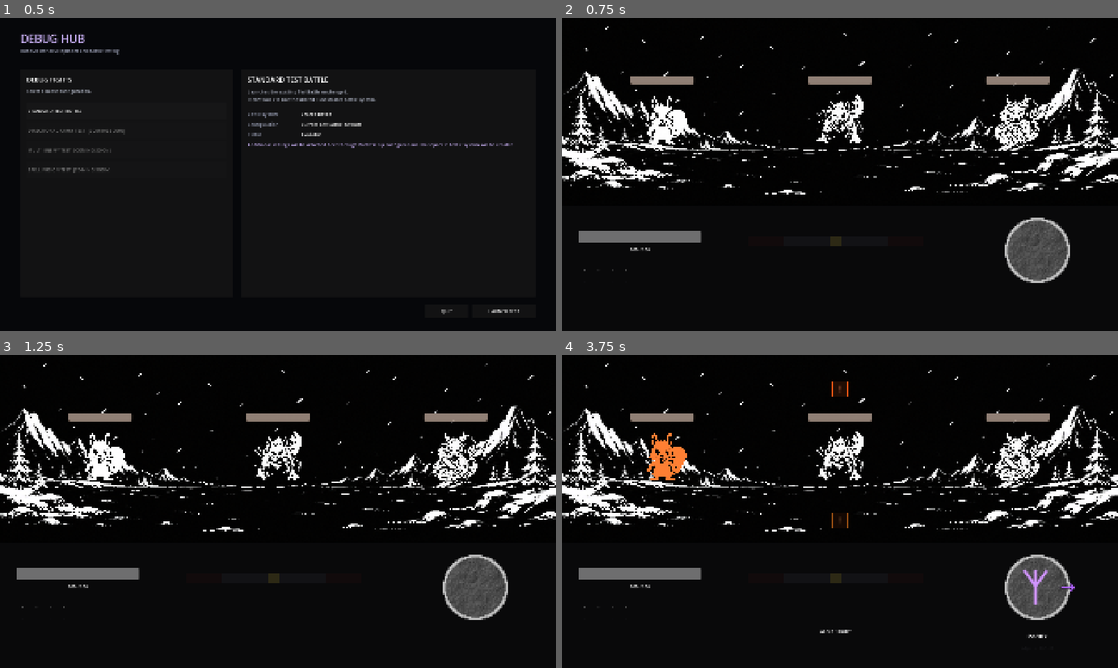
Above: before the commit, frames 1-4 (two rows, left to right).
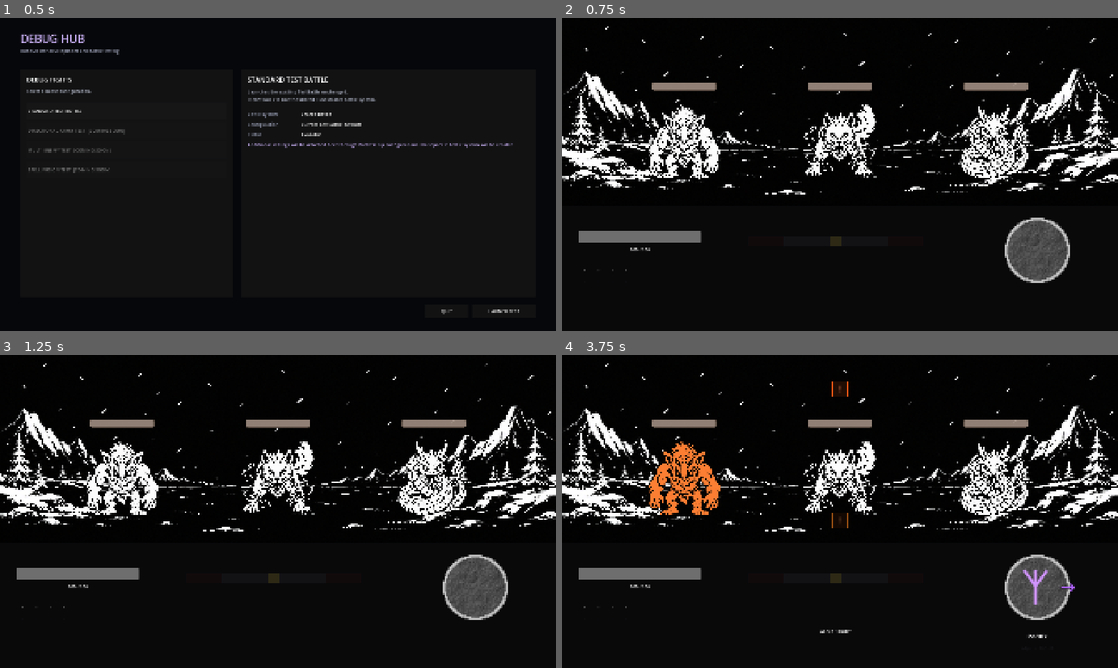
Above: after the commit, the same moments.

Repository: Jutland3301/RuneMaster
Game: Godot game, scene res://scenes/debug/debug_hub.tscn
The game is run twice, just before and just after one commit, with the same random seed, the same clock (stepped at 60 frames per second) and the same inputs.
Inputs (mouse positions are in pixels of both pictures, inside the frame that each line leads up to):
- Up to frame 1 (0.5 s): no input
- Up to frame 2 (0.75 s): click "LAUNCH TEST" at 0.5 s
- Up to frame 3 (1.25 s): no input
- Up to frame 4 (3.75 s): tap Enter (battle_confirm) at 1.25, 1.35 s; move the mouse to (962, 495) at 1.27 s; hold Right (battle_right) 1.28-2.03 s; move the mouse to (728, 527) at 2.02 s; hold Down (battle_down) 2.03-2.78 s; tap Q (rune_slot_1) at 2.1 s; move the mouse to (895, 442) at 2.77 s; hold Right (battle_right) 2.78-3.53 s; tap A (rune_slot_2) at 2.85 s; move the mouse to (812, 574) at 3.52 s; hold Up (battle_up) from 3.53 s (still down); tap S (rune_slot_3) at 3.6 s

Frame 1 is identical in both runs. In frame 2, 6.2% of the frame differs, in the area x 12-88%, y 18-52%; in frame 3, 6.3%; in frame 4, 6.4%.

Commit message:
Update RuneMaster full project

Diff:
--- a/data/enemies/test_enemy_a.tres
+++ b/data/enemies/test_enemy_a.tres
@@ -2,7 +2,7 @@
 
 [ext_resource type="Script" uid="uid://c3wxua420qv55" path="res://scripts/data/enemy_data.gd" id="1_enemy"]
 [ext_resource type="Script" uid="uid://c66f1swmolkmf" path="res://scripts/data/attack_data.gd" id="2_attack"]
-[ext_resource type="Texture2D" uid="uid://cvkwgdn7r2qm" path="res://assets/enemies/Enemy1.png" id="3_bmwuc"]
+[ext_resource type="Texture2D" uid="uid://bw1d8jiaqdeoc" path="res://assets/enemies/troll_512.png" id="3_bmwuc"]
 
 [sub_resource type="Resource" id="AttackData_front"]
 script = ExtResource("2_attack")
--- a/scripts/battle/test_battle.gd
+++ b/scripts/battle/test_battle.gd
@@ -65,7 +65,8 @@
 
 	persistent_data = SaveSystem.load_player()
 	persistent_data.validate_loadout()
-
+	# Debug battle always starts at full HP.
+	persistent_data.current_hp = persistent_data.max_hp
 	resistance_knowledge = ResistanceKnowledge.new()
 	resistance_knowledge.setup(
 		persistent_data.resistance_knowledge
@@ -865,7 +866,8 @@
 		spell_use_counts.duplicate(true)
 	)
 
-	persistent_data.current_hp = player.hp
+	# TestBattle damage must not persist outside the debug fight.
+	persistent_data.current_hp = persistent_data.max_hp
 	SaveSystem.save_player(persistent_data)
 
 	print("----- BATTLE RESULT -----")
--- a/scripts/ui/battle_ui.gd
+++ b/scripts/ui/battle_ui.gd
@@ -337,25 +337,33 @@
 	enemy_layer.add_child(ui)
 	ui.setup(enemy, knowledge)
 
-	var x_ratio := _get_enemy_x_ratio(index, count)
-
-	# EnemyUI の「中心」を x_ratio の位置に置く
+	# この計算を維持することで、何体でも中心が等間隔になる。
+	var x_ratio := _get_enemy_x_ratio(
+		index,
+		count
+	)
+
+	# 1920x648の戦闘領域内で、共通の床ラインに置く。
+	var floor_ratio := 0.90
+
 	ui.anchor_left = x_ratio
 	ui.anchor_right = x_ratio
-	ui.anchor_top = 0.28
-	ui.anchor_bottom = 0.28
-
-	# EnemyUI 自身が持つ必要サイズを使う。
-	# BattleUI 側では 260x300 等をハードコードしない。
-	var ui_size := ui.get_combined_minimum_size()
+	ui.anchor_top = floor_ratio
+	ui.anchor_bottom = floor_ratio
+
+	var ui_size := (
+		ui.get_combined_minimum_size()
+	)
 
 	ui.offset_left = -ui_size.x * 0.5
 	ui.offset_right = ui_size.x * 0.5
-	ui.offset_top = 0.0
-	ui.offset_bottom = ui_size.y
+
+	# EnemyUIの下端を床ラインへ固定。
+	# 拡大しても足元は下へずれない。
+	ui.offset_top = -ui_size.y
+	ui.offset_bottom = 0.0
 
 	enemy_uis[enemy] = ui
-
 
 func _get_enemy_x_ratio(
 	index: int,
@@ -366,13 +374,21 @@
 			return 0.5
 
 		2:
-			return [0.33, 0.67][index]
+			return [0.36, 0.64][index]
 
 		3:
-			return [0.18, 0.50, 0.82][index]
+			return [0.22, 0.50, 0.78][index]
 
 		_:
-			return float(index + 1) / float(count + 1)
+			var normal_ratio := (
+				float(index + 1)
+				/ float(count + 1)
+			)
+
+			return (
+				0.5
+				+ (normal_ratio - 0.5) * 0.88
+			)
 
 func refresh_targets(test_battle) -> void:
 	_refresh_targets(test_battle)
--- a/scripts/ui/enemy_ui.gd
+++ b/scripts/ui/enemy_ui.gd
@@ -12,11 +12,20 @@
 var hover_ui: EnemyHoverUI
 var status_marks: HBoxContainer
 
+const UI_WIDTH := 260.0
+const BODY_FLOOR_Y := 380.0
+const BODY_SCALE := 1.5
+
+const SPRITE_BASE_SIZE := Vector2(200, 210)
+const COLOR_BODY_BASE_SIZE := Vector2(154, 174)
 
 func setup(p_enemy: BattleEnemy, p_knowledge: ResistanceKnowledge) -> void:
 	enemy = p_enemy
 	knowledge = p_knowledge
-	custom_minimum_size = Vector2(260, 300)
+	custom_minimum_size = Vector2(
+	UI_WIDTH,
+	BODY_FLOOR_Y
+	)
 	mouse_filter = Control.MOUSE_FILTER_STOP
 	_build()
 
@@ -64,37 +73,80 @@
 	add_child(status_marks)
 
 	target_frame = Panel.new()
-	target_frame.position = Vector2(43, 72)
-	target_frame.size = Vector2(174, 194)
+
+	var sprite_size := (
+		SPRITE_BASE_SIZE * BODY_SCALE
+	)
+
+	var sprite_position := Vector2(
+		(UI_WIDTH - sprite_size.x) * 0.5,
+		BODY_FLOOR_Y - sprite_size.y
+	)
+
+	target_frame.position = (
+		sprite_position - Vector2(6, 6)
+	)
+	target_frame.size = (
+		sprite_size + Vector2(12, 12)
+	)
 	target_frame.visible = false
+
 	var outline := StyleBoxFlat.new()
 	outline.bg_color = Color(0, 0, 0, 0)
-	outline.border_color = Color(0.75, 0.12, 0.12, 0.72)
+	outline.border_color = Color(
+		0.75,
+		0.12,
+		0.12,
+		0.72
+	)
 	outline.set_border_width_all(2)
-	target_frame.add_theme_stylebox_override("panel", outline)
+
+	target_frame.add_theme_stylebox_override(
+		"panel",
+		outline
+	)
 	add_child(target_frame)
 
 	if enemy.data.sprite != null:
 		var sprite := TextureRect.new()
 
-		sprite.expand_mode = TextureRect.EXPAND_IGNORE_SIZE
-		sprite.stretch_mode = TextureRect.STRETCH_KEEP_ASPECT_CENTERED
+		sprite.expand_mode = (
+			TextureRect.EXPAND_IGNORE_SIZE
+		)
+		sprite.stretch_mode = (
+			TextureRect.STRETCH_KEEP_ASPECT_CENTERED
+		)
 
 		sprite.texture = enemy.data.sprite
-		sprite.position = Vector2(30, 65)
-		sprite.size = Vector2(200, 210)
+		sprite.position = sprite_position
+		sprite.size = sprite_size
 
 		body = sprite
+
 	else:
+		var color_body_size := (
+			COLOR_BODY_BASE_SIZE * BODY_SCALE
+		)
+
 		body_color = ColorRect.new()
-		body_color.color = enemy.data.presentation_color
-		body_color.position = Vector2(53, 82)
-		body_color.size = Vector2(154, 174)
+		body_color.color = (
+			enemy.data.presentation_color
+		)
+		body_color.position = Vector2(
+			(UI_WIDTH - color_body_size.x) * 0.5,
+			BODY_FLOOR_Y - color_body_size.y
+		)
+		body_color.size = color_body_size
+
 		body = body_color
 
 	body.mouse_filter = Control.MOUSE_FILTER_IGNORE
 	add_child(body)
-	move_child(target_frame, get_child_count() - 1)
+
+	move_child(
+		target_frame,
+		get_child_count() - 1
+	)
 
 	hover_ui = EnemyHoverUI.new()
 	hover_ui.position = Vector2(-5, 68)
@@ -219,6 +271,45 @@
 
 func _start_idle_motion() -> void:
 	var base_y := body.position.y
-	var tween := create_tween().set_loops()
-	tween.tween_property(body, "position:y", base_y - 4.0, 1.2).set_trans(Tween.TRANS_SINE)
-	tween.tween_property(body, "position:y", base_y + 2.0, 1.2).set_trans(Tween.TRANS_SINE)
+
+	# 敵ごとに一度だけ抽選する。
+	# 毎フレーム乱数を使わないため、動きは滑らか。
+	var rise_amount := randf_range(3.2, 5.0)
+	var fall_amount := randf_range(1.2, 2.8)
+
+	var rise_duration := randf_range(1.05, 1.38)
+	var fall_duration := randf_range(1.08, 1.42)
+
+	# 全員が同じ瞬間から同じ位相で動くのを防ぐ。
+	body.position.y = (
+		base_y
+		+ randf_range(
+			-rise_amount * 0.45,
+			fall_amount * 0.45
+		)
+	)
+
+	var tween := create_tween()
+	tween.set_loops()
+
+	tween.tween_property(
+		body,
+		"position:y",
+		base_y - rise_amount,
+		rise_duration
+	).set_trans(
+		Tween.TRANS_SINE
+	).set_ease(
+		Tween.EASE_IN_OUT
+	)
+
+	tween.tween_property(
+		body,
+		"position:y",
+		base_y + fall_amount,
+		fall_duration
+	).set_trans(
+		Tween.TRANS_SINE
+	).set_ease(
+		Tween.EASE_IN_OUT
+	)
